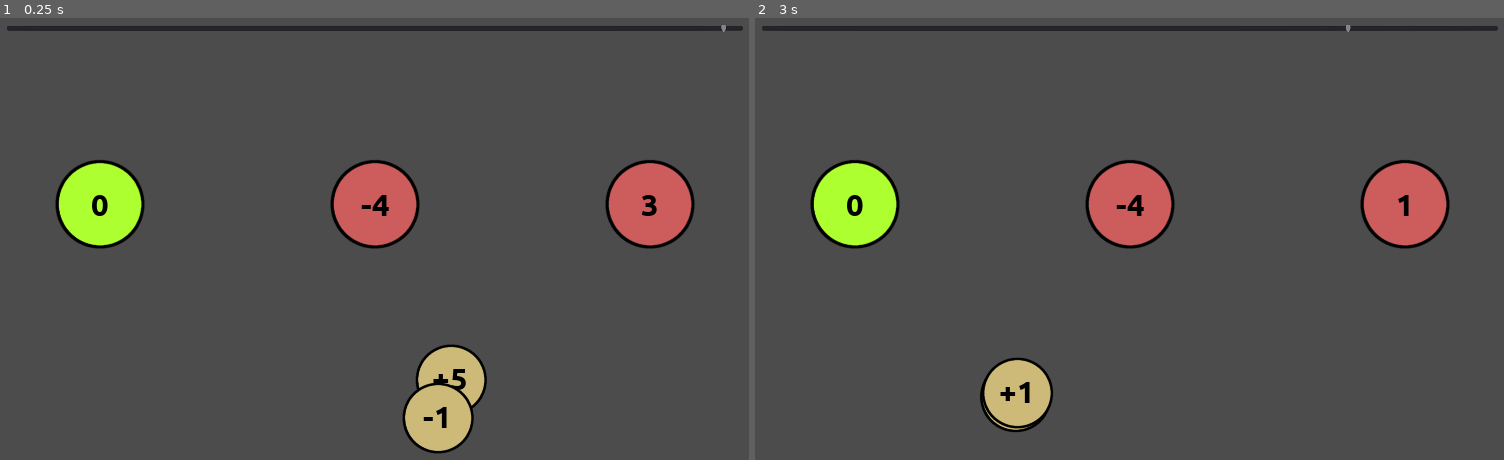
Above: before the commit, frames 1-2 (left to right).
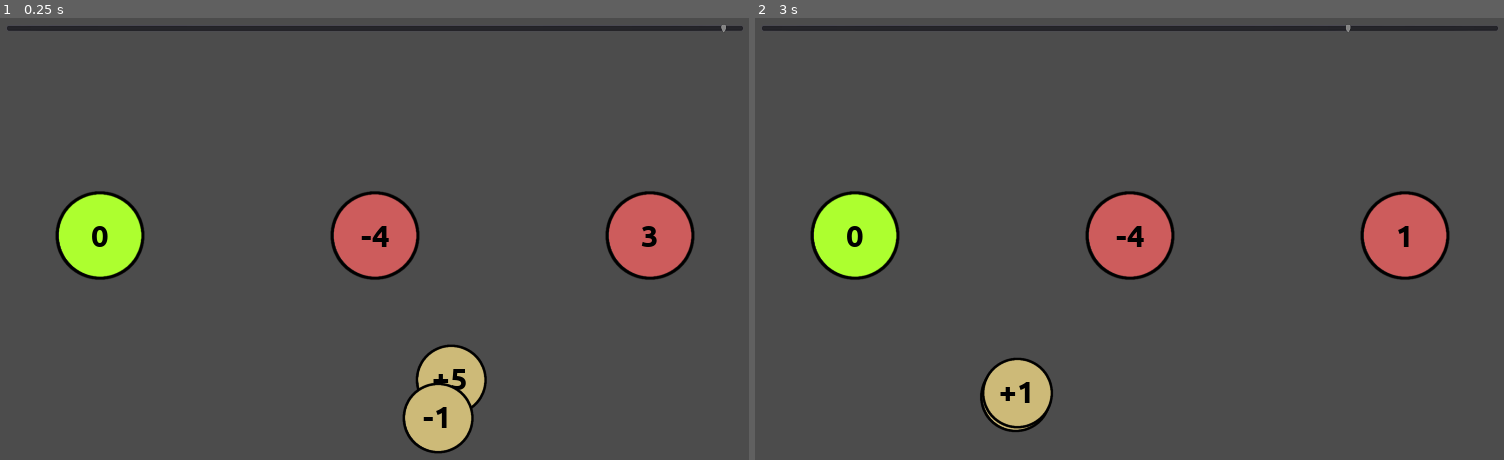
Above: after the commit, the same moments.

Repository: moisesjbc/contando-hasta-100
Game: Godot game, scene res://gameplay/main/main.tscn
Same seed, same stepped clock (60 frames per second), same inputs: the game is played once before the commit and once after it.
Inputs (mouse positions are in pixels of both pictures, inside the frame that each line leads up to):
- Up to frame 1 (0.25 s): no input
- Up to frame 2 (3 s): move the mouse to (852, 203) at 0.52 s; click (852, 203) at 0.67 s; tap Enter at 1.25 s; move the mouse to (1129, 203) at 1.27 s; click (1129, 203) at 1.42 s; move the mouse to (1204, 380) at 2.02 s; click (1204, 380) at 2.17 s; move the mouse to (1406, 203) at 2.77 s; click (1406, 203) at 2.92 s

The runs differ from the first frame. In frame 1, 6.1% of the frame differs, in the area x 7-93%, y 32-60%; in frame 2, 6.0%.

Commit message:
Center a bit numeric balls

Diff:
--- a/godot-project/gameplay/balls_manager/balls_manager.gd
+++ b/godot-project/gameplay/balls_manager/balls_manager.gd
@@ -47,7 +47,7 @@
 
 	for i in range(first_ball_value, first_ball_value + n_balls):
 		var numeric_ball = numeric_ball_scene.instance()
-		numeric_ball.global_position = Vector2(SRC_X + (i - first_ball_value) * distance_between_balls, 300)
+		numeric_ball.global_position = Vector2(SRC_X + (i - first_ball_value) * distance_between_balls, 350)
 		$balls.add_child(numeric_ball)
 		numeric_ball.set_expected_value(i)
 		numeric_ball.connect("numeric_ball_selected", self, "_on_numeric_ball_selected")
